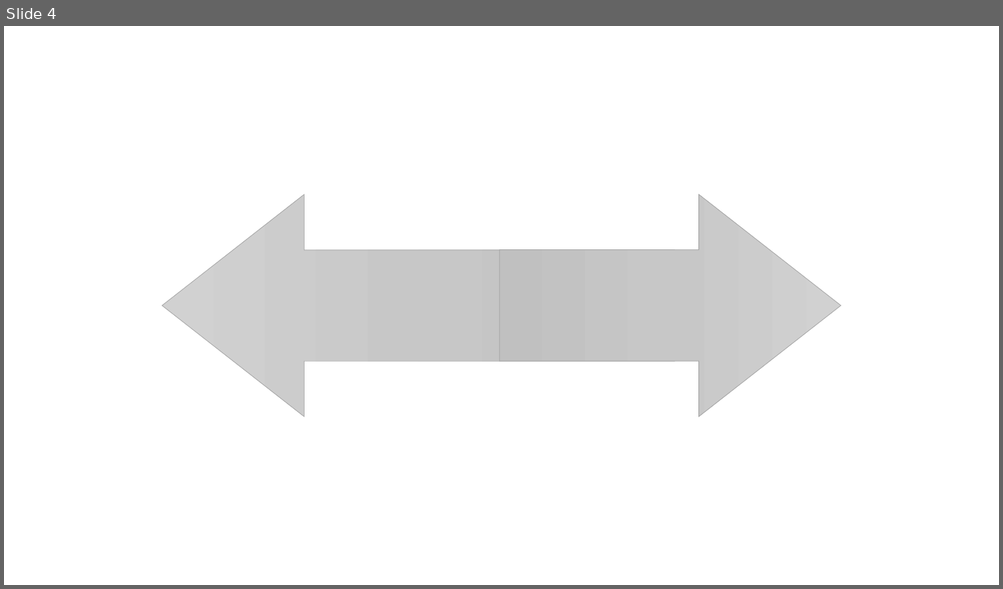
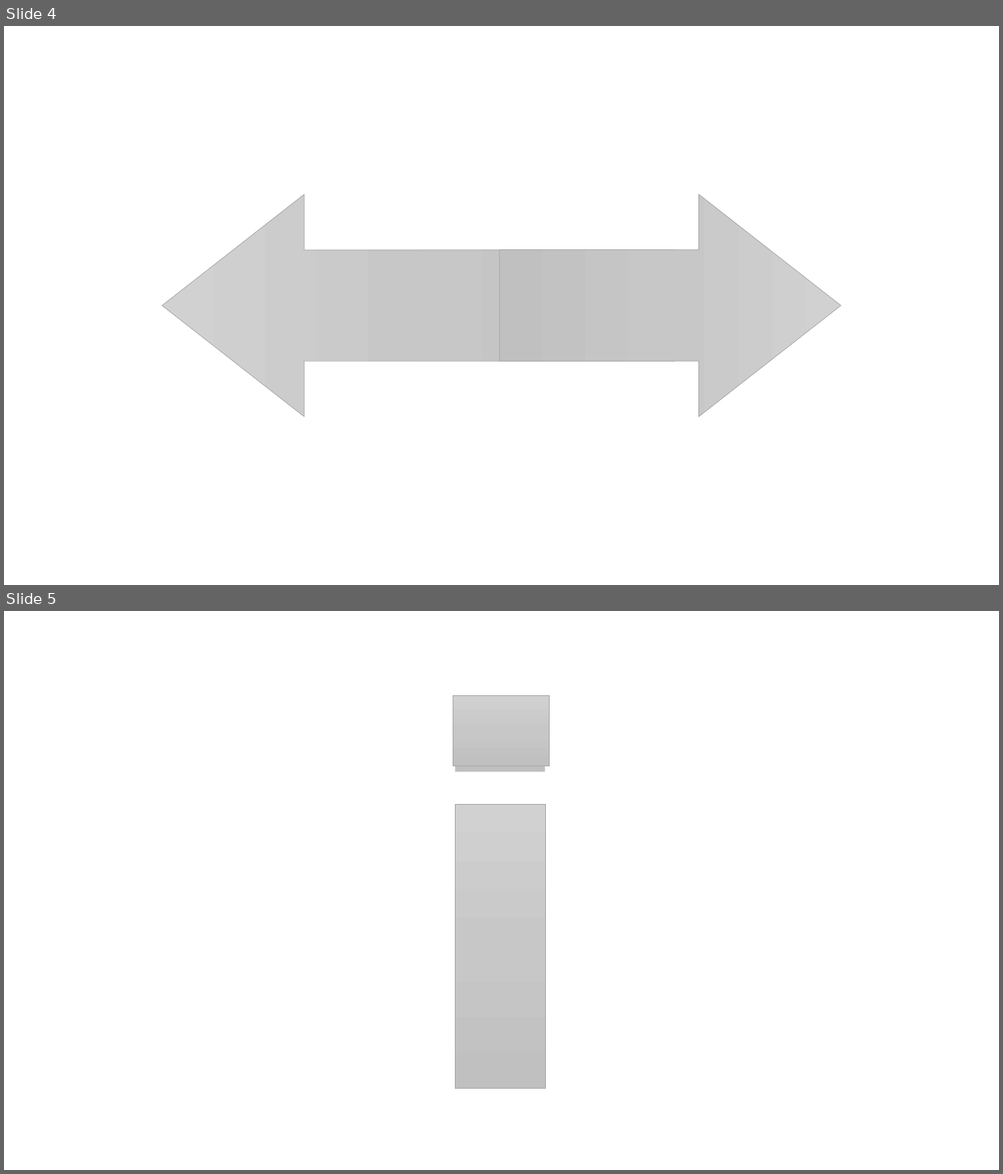
Before and after one commit to je4/DNTK, a slide deck: functionbuttons.pptx. Shown one above the other, each under a label of ours: slide 4 before the commit, slides 4 and 5 after it. The pictures are 1003x589 and 1003x1174 pixels, drawn with LibreOffice and Linux fonts; fonts in the diff are those of the drawing. Boxes give left, top, right and bottom in pixels: in the first picture for what was removed or moved away, otherwise in the second. Text is boxed around its words. In the diff, an @@ line names an element or a change of style, - is before the commit and + after.

```diff
--- a/functionbuttons.pptx
+++ b/functionbuttons.pptx
@@ slide 5 added at (4, 611, 999, 1170), background #FFFFFF @@
@@ text added at (412, 695, 588, 1089), 496 pt, text #BFBFBF, bold @@
+i
@@ rectangle added at (453, 695, 549, 766), fill gradient #D2D2D2 to #C8C8C8 to #C0C0C0, outline #A5A5A5 0.5 pt @@
@@ rectangle added at (455, 804, 546, 1088), fill gradient #D2D2D2 to #C8C8C8 to #C0C0C0, outline #A5A5A5 0.5 pt @@
```
Also in this commit, not shown: 1 other slide added, 12 other files.
